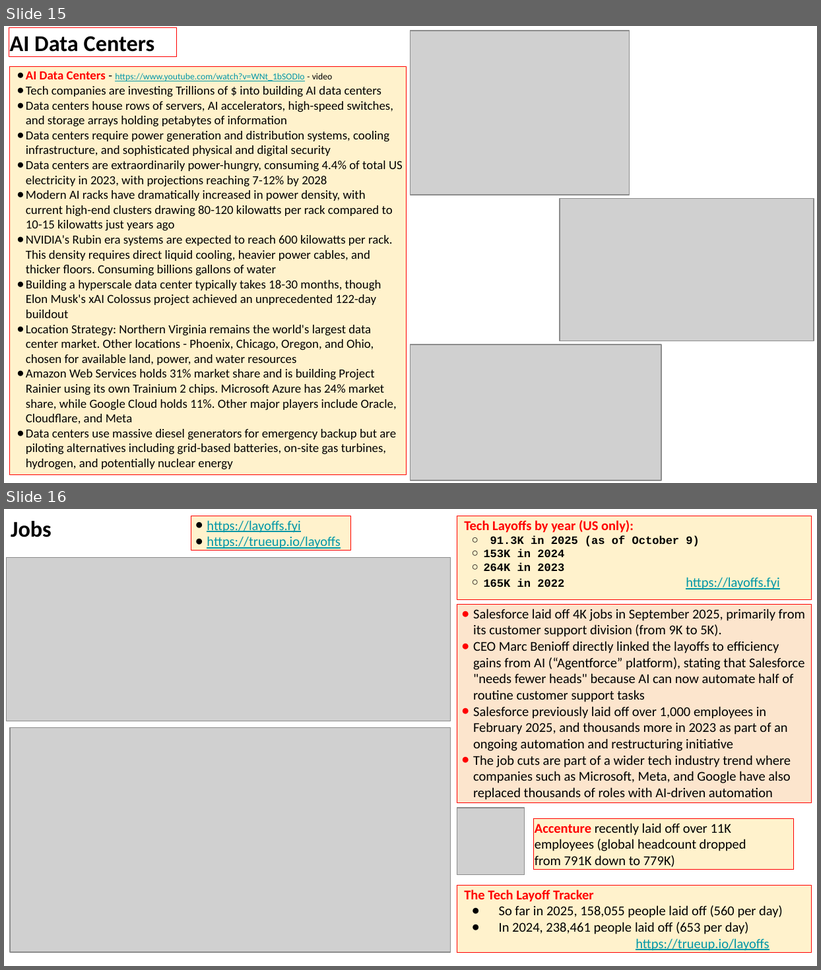
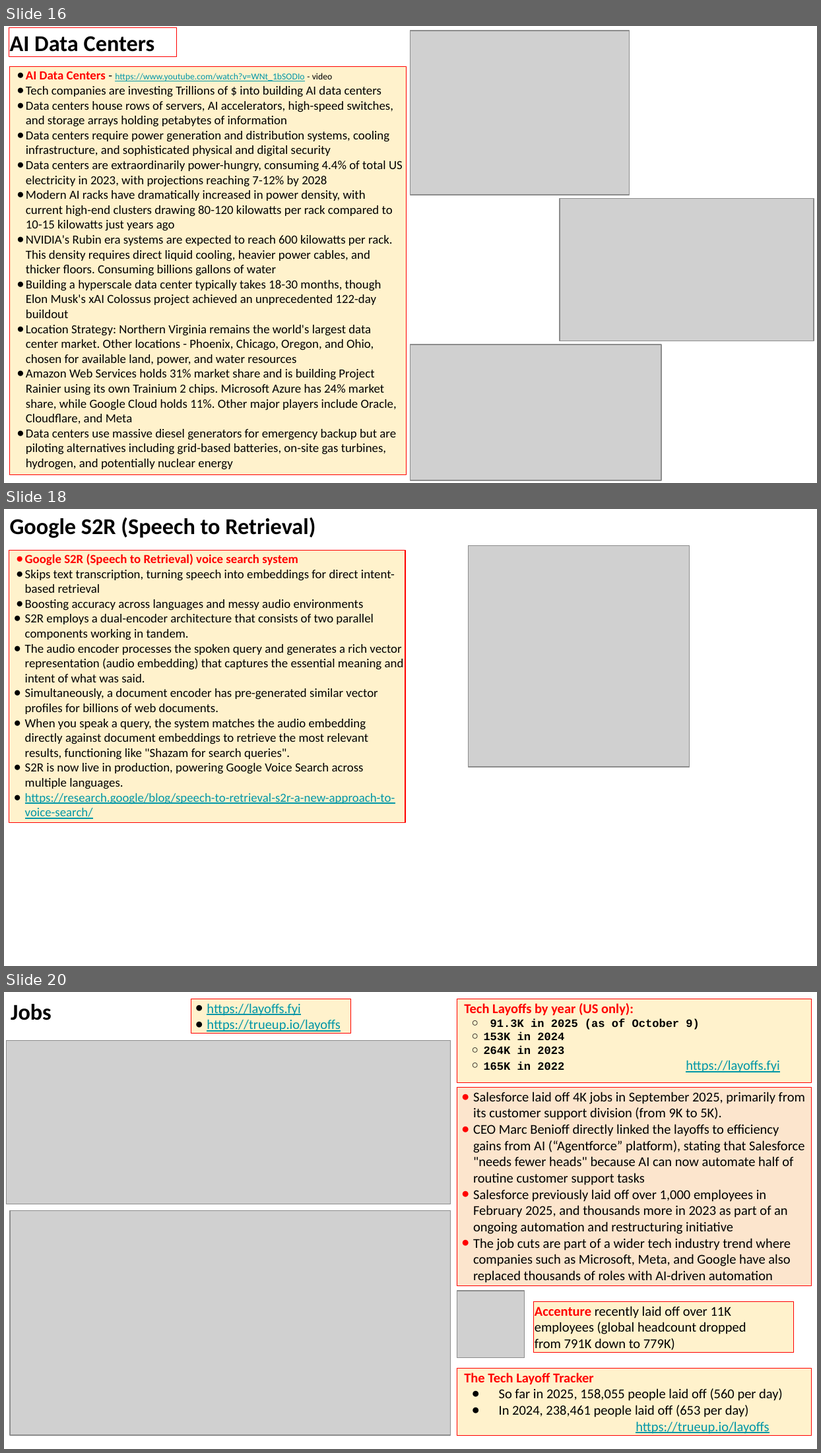
Before and after one commit to lselector/seminar, a slide deck: 2025/2025-10-17-AI-Updates.pptx. Shown one above the other, each under a label of ours: slides 15 and 16 before the commit, slides 16, 18 and 20 after it; the slides between them are not shown. The pictures are 821x970 and 821x1453 pixels, drawn with LibreOffice and Linux fonts; fonts in the diff are those of the drawing; grey boxes stand for pictures. Boxes give left, top, right and bottom in pixels: in the first picture for what was removed or moved away, otherwise in the second. Text is boxed around its words. In the diff, an @@ line names an element or a change of style, - is before the commit and + after.

```diff
--- a/2025/2025-10-17-AI-Updates.pptx
+++ b/2025/2025-10-17-AI-Updates.pptx
@@ slide 18 added at [4,509,817,966], background #FFFFFF @@
@@ text added at [10,517,316,538], 20 pt, text #000000, bold @@
+Google S2R (Speech to Retrieval)
@@ picture added at [468,545,690,767] @@
@@ rectangle added at [9,551,406,823], fill #FFF2CC, outline #FF0000 0.75 pt, 11 pt, text #000000 @@
+● Google S2R (Speech to Retrieval) voice search system
+● Skips text transcription, turning speech into embeddings for direct intent-based retrieval
+● Boosting accuracy across languages and messy audio environments
+● S2R employs a dual-encoder architecture that consists of two parallel components working in tandem.
+● The audio encoder processes the spoken query and generates a rich vector representation (audio embedding) that captures the essential meaning and intent of what was said.
+● Simultaneously, a document encoder has pre-generated similar vector profiles for billions of web documents.
+● When you speak a query, the system matches the audio embedding directly against document embeddings to retrieve the most relevant results, functioning like "Shazam for search queries".
+● S2R is now live in production, powering Google Voice Search across multiple languages.
+● https://research.google/blog/speech-to-retrieval-s2r-a-new-approach-to-voice-search/
@@ what was slide 15 is now slide 16 @@
@@ what was slide 16 is now slide 20 @@
```
Also in this commit, not shown: 1 slide changed, 3 other slides added.
